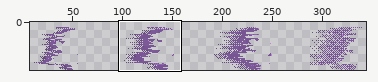
One commit to this pixel-art file: Assets/Characters/Carter/Demon/demon_clone_ghost.aseprite. Above: a wide view before the commit, with the close-up outlined.
Close-up. Old version:
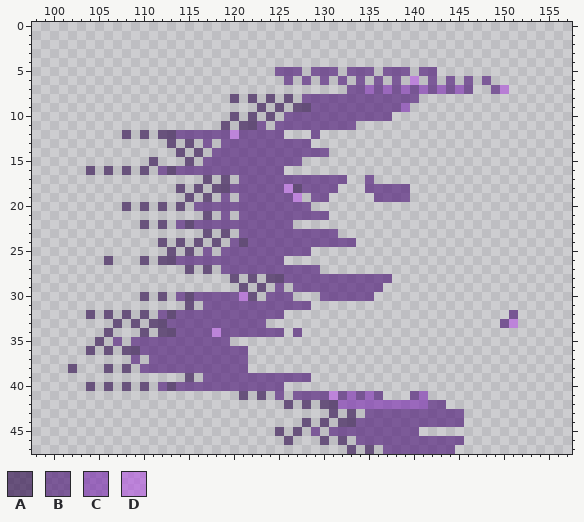
384x48 pixels, 1 frame. Shown: x 98..157, y 0..47. The wide view leaves out empty margins. The commit also changed other parts of the picture, which this record leaves out.
Palette (. is transparent): A #2e0c4ca2  B #4e1878a2  C #7c2eb0a2  D #b45ae0a2
Pixels before (only the part around the change), first column x 98:
 0 ..........................................................
 1 ..........................................................
 2 ..........................................................
 3 ..........................................................
 4 ..........................................................
 5 ...........................BBB.BBB.BBB.BBB.BB.............
 6 ............................B.B.B.B.B.B.B.D.B.B.B.B.......
 7 ...................................BBCBCBCBCBCBCB..BD.....
 8 ......................A.A.A.A.BBBBBBBBBBBBB...............
 9 .........................A.A.AABBBBBBBBBBC................
10 ......................A.A.A.BBBBBBBBBBBB..................
11 .....................A.AAB.BBBBBBBBB......................
12 ..........A.A.AABBBBBBDBBBBB...B..........................
13 ...............A.A.B.BBBBBBBBBB...........................
14 ................A.A.BBBBBBBBBBBBB.........................
15 .............A...A.BBBBBBBBBBB............................
16 ......A.A.A.A.BABBBBBBBBBBBB..............................
17 ...................A.A.BBBBBBBBBBBB..B....................
18 ................A.A.AABBBBBBDABBBB...BBBBB................
19 .................A.A.B.BBBBBBD.BB.....BBBB................
20 ..........A.A.A.A.BBBBBBBBBBBBB...........................
21 ...................A.B.BBBBBBBBBB.........................
22 ............A.A.BABBBBBBBBBBB.............................
23 ...................A.A.BBBBBBBBBBB........................
24 ..............A.A.A.A.BABBBBBBBBBBBB......................
25 ...............A.A.B.BBBBBBBBBB...........................
26 ........A...A.AABBBBBBBBBBBB..............................
27 .................A.A.BBBBBBBBBBB..........................
28 ......................A.A.AABBBBBBBBBBBB..................
29 .......................A.A.B.BBBBBBBBBB...................
30 ............A.A.BABBBBBDA.BBB...BBBBBB....................
31 .................A.BBBBBBBBBBBB...........................
32 ......A.A.A.A.BABBBBBBBBBBBB.........................B....
33 .........A.A.AABBBBBBBBBBB..........................BD....
34 ........A...A.AABBBBDBBBBBBB.B............................
35 .......A.B.BBBBBBBBBBB....................................
36 ......A.A.AABBBBBBBBBBBB..................................
37 ...........B.BBBBBBBBBBB..................................
38 ....A...A.A.BBBBBBBBBBBB..................................
39 .................A.BBBBBBBBBBBB...........................
40 ......A.A.A.A.BABBBBBBBBBBBB..............................
41 .......................A.A.B.BBBBDBCBCB...BC..............
42 ............................A.A.AACCCCCCCCCCBB............
43 .................................A.A.BBBBBBBBBBB..........
44 ..............................A.A.AABBBBBBBBBBBB..........
45 ...........................A.A.B.BBBBBBBBBB...............
46 ............................A...A.A.BBBBBBBBBBBB..........
47 ...................................A.A.BBBBBBBB...........
After the commit:
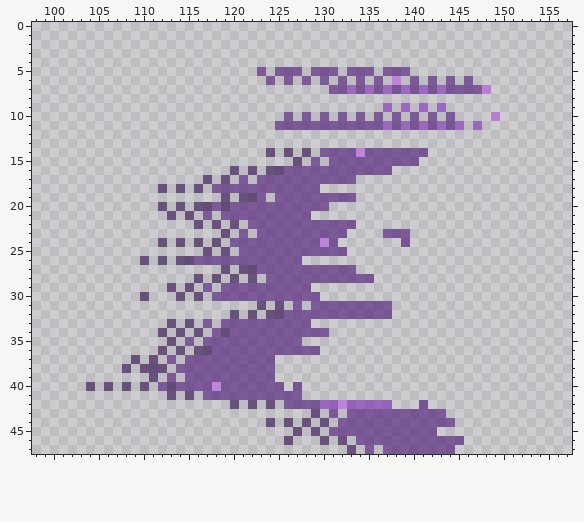
The exact change:
Changed rows in their new state; - is an unchanged pixel.
first column x 102:
 5 ---------------------B-----------------..---------
 6 ----------------------B-------------D-B-------.---
 7 -----------------------------BBC-----------B-BD..-
 8 ------------------.-.-.-.-.............-----------
 9 ---------------------.-.-..........C.--C-C--------
10 ------------------.-.-.--.-.-.-.-.-.B-B-B-B----D--
11 -----------------.-...----------BBBCBCBCBCBC-C----
12 ------.-.-..............---.----------------------
13 -----------.-.-.-..........-----------------------
14 ------------.-.-......A.A.A.-BBBDBBBBBBB----------
15 ---------.---.-..........A-B-BBBBBBBBBB-----------
16 --.-.-.-.-........A.A.AABBBBBBBBBBBB--------------
17 --------------------.----------B-.----------------
18 ----------A-----BB------BB--..---.....------------
19 -------------.-.-A-AA-.--BB--BBB--....------------
20 ------.-.-----AA-A---------BB---------------------
21 -----------A-A-B--B--------..---------------------
22 --------.-.-..A.A.A.-----BBBBBBB------------------
23 ---------------.----.---------B----BBB------------
24 -------------------B--------D-..-----B------------
25 -----------.-.-A-A.--------BBBB-------------------
26 ----.------.AA----------BB------------------------
27 -------------.-.-A.AA-------BBBB------------------
28 --------------A-A-----BB----------..--------------
29 -----------A-A-B-BBBBBB-B--........---------------
30 ----------.-A.A.---BBB---BBB......----------------
31 -------------.-......A.A.-.BBBBBBBBB--------------
32 --.-.-.-.-........A.A.AABBBBBBBBBBBB-------------.
33 -----.-.-..A.A.-.-----BBBBB---------------------..
34 ----.---.--.A.A.BA------B-BBB---------------------
35 ---.-.-....A.-.---BBBBBBBB------------------------
36 --.-.-....A.A.AA----BBBBBBBB----------------------
37 -------A-A.-.-------BBB---------------------------
38 .---.---AAA.--------BBB---------------------------
39 ---------A-B-BB--------....-----------------------
40 ----------------D--------B------------------------
41 -----------A-A-BBBBBBBB-B-.........---..----------
42 ------------------A-A-A-BBBBCCD-----...B..--------
43 ---------------------------A-B-BB---------..------
44 ----------------------A-A-----BB-----------.------
45 -----------------------.---A-----------BB---------
47 ---------------------------------B----------------
Where, in picture pixels (left, top, right, bottom), the same in both close-ups:
changed: (68, 67, 518, 454)
